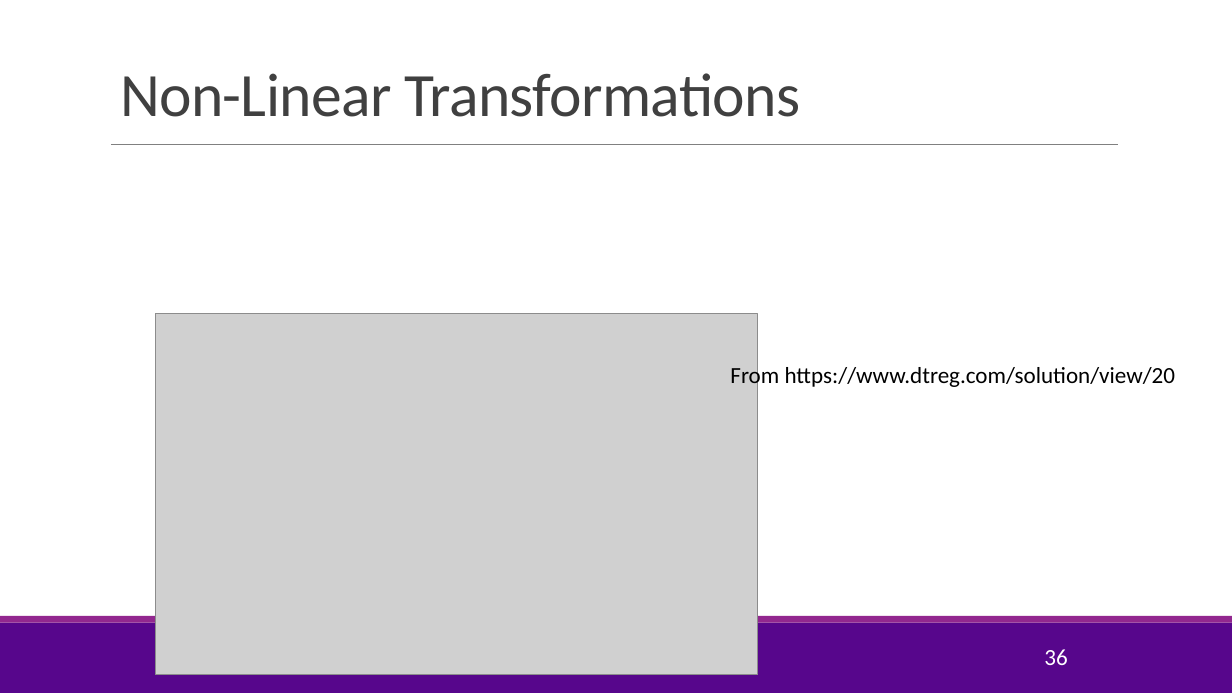
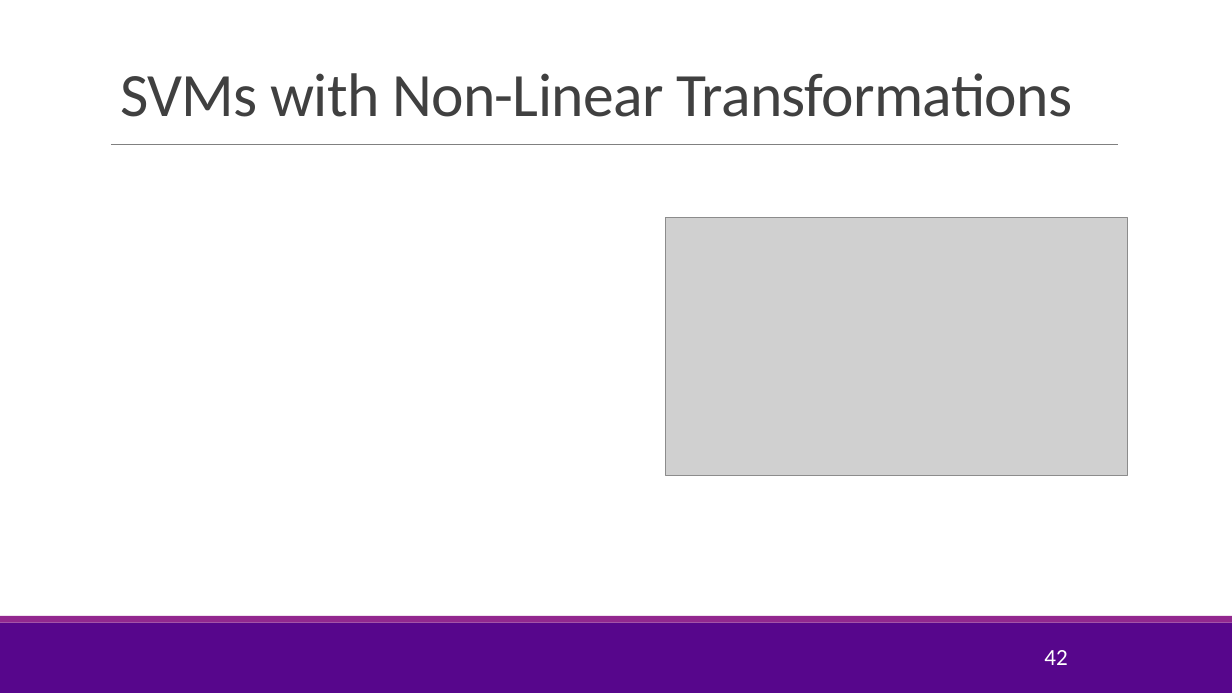
Before and after one commit to sdrangan/introml, a slide deck: slide 42 of lectures/Lect08_SVM.pptx (slide 36 before the commit). Drawn at 1232x693 pixels with LibreOffice and Linux fonts; fonts in the diff are those of the drawing; grey boxes stand for pictures; background and template pictures are left out. Boxes give left, top, right and bottom in pixels: in the first picture for what was removed or moved away, otherwise in the second. Text is boxed around its words. In the diff, an @@ line names an element or a change of style, - is before the commit and + after.

```diff
--- a/lectures/Lect08_SVM.pptx
+++ b/lectures/Lect08_SVM.pptx
@@ title at <box>120,73,1072,117</box>: text changed @@
-Non-Linear Transformations
+SVMs with Non-Linear Transformations
@@ picture added at <box>666,217,1128,475</box> @@
@@ picture removed at <box>155,314,757,676</box> @@
@@ text removed at <box>730,363,1176,389</box> @@
-From https://www.dtreg.com/solution/view/20
@@ page number at <box>1044,650,1067,665</box>: text changed @@
-36
+42
```
Also in this commit, not shown: 7 other slides changed, 4 slides added, 1 slide removed, 3 other files.
